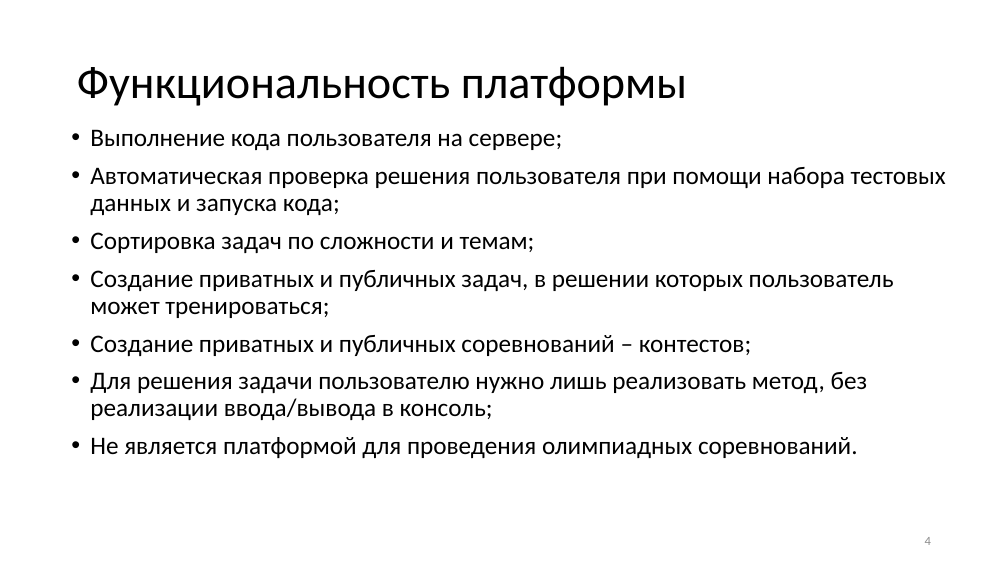
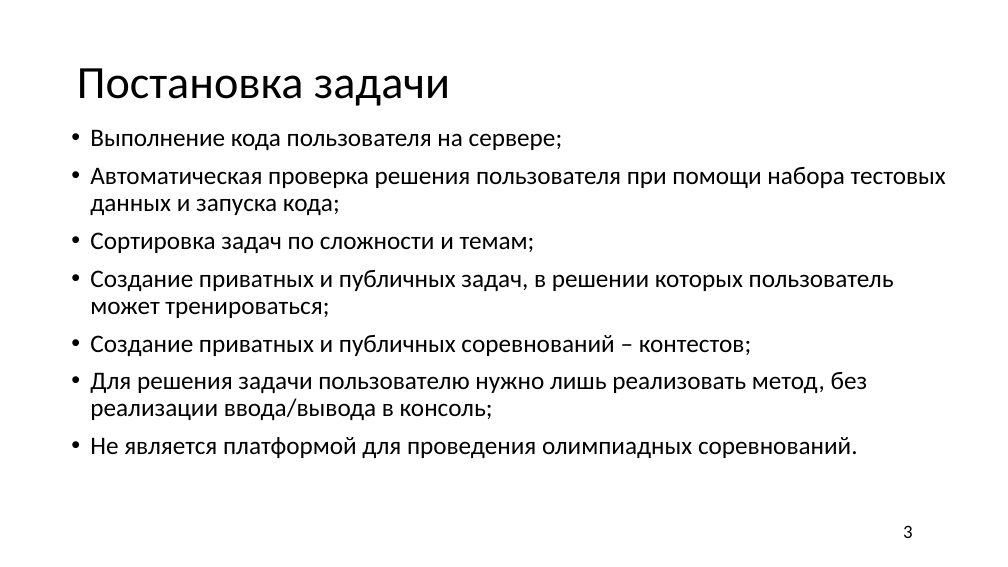
Before and after one commit to R3nnyWeb/Codest, a slide deck: slide 3 of Вашкулатов 12.04.pptx (slide 4 before the commit). Drawn at 1008x567 pixels with LibreOffice and Linux fonts; fonts in the diff are those of the drawing; background and template pictures are left out. Boxes give left, top, right and bottom in pixels: in the first picture for what was removed or moved away, otherwise in the second. Text is boxed around its words. In the diff, an @@ line names an element or a change of style, - is before the commit and + after.

```diff
--- a/Вашкулатов 12.04.pptx
+++ b/Вашкулатов 12.04.pptx
@@ title at (77,68,450,106): text changed @@
-Функциональность платформы
+Постановка задачи
@@ page number added at (903,525,913,538), 18 pt, text #000000 @@
+3
@@ page number removed at (925,537,931,545) @@
-4
```
Also in this commit, not shown: 10 other slides changed, 2 slides added, 3 slides removed, 35 other files.
